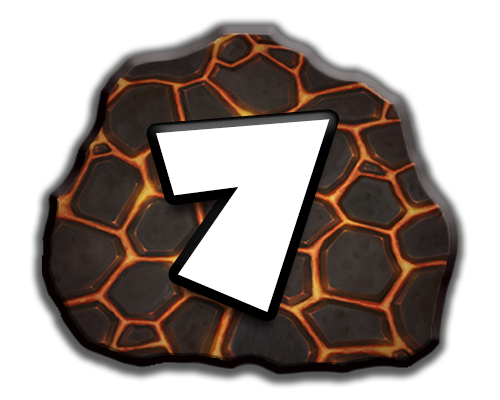
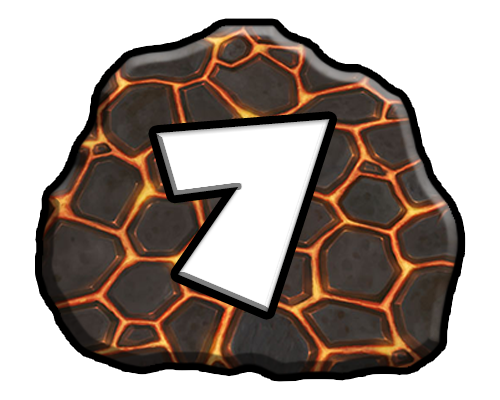
The second w=500, h=400 image is a revision of the first. Changes to its layers:
pixels changed over [29, 17, 469, 389] (layer not identified)
